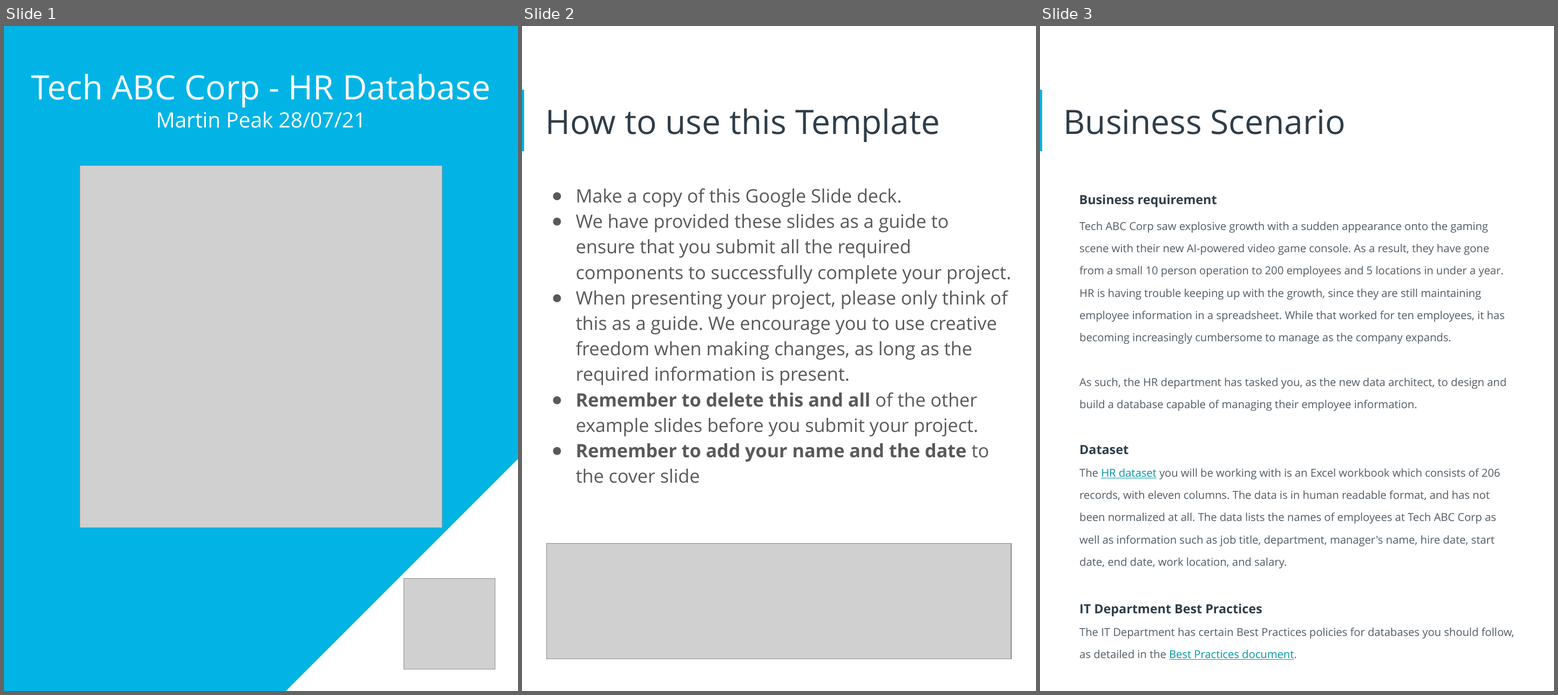
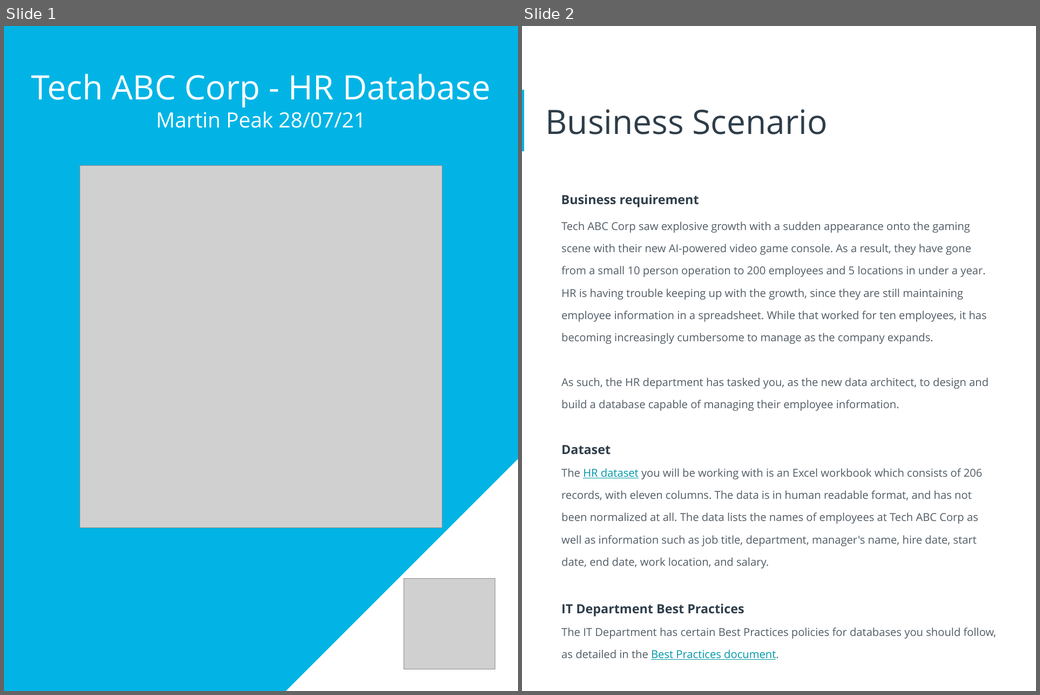
Before and after one commit to MartyP233/data-architecture-nanodegree, a slide deck: assignments/HR Database/project submission.pptx. Shown side by side, each under a label of ours: slides 1, 2 and 3 before the commit, slides 1 and 2 after it. The pictures are 1558x695 and 1040x695 pixels, drawn with LibreOffice and Linux fonts; fonts in the diff are those of the drawing; grey boxes stand for pictures; background and template pictures are left out. Boxes give left, top, right and bottom in pixels: in the first picture for what was removed or moved away, otherwise in the second. Text is boxed around its words. In the diff, an @@ line names an element or a change of style, - is before the commit and + after.

```diff
--- a/assignments/HR Database/project submission.pptx
+++ b/assignments/HR Database/project submission.pptx
@@ slide 2 removed at <box>522,26,1036,691</box>, background #FFFFFF; not listed: 1 template element that a slide beside it also shows @@
@@ title removed at <box>546,108,940,142</box> @@
-How to use this Template
@@ text removed at <box>576,189,1011,483</box> @@
-● Make a copy of this Google Slide deck.
-● We have provided these slides as a guide to ensure that you submit all the required components to successfully complete your project.
-● When presenting your project, please only think of this as a guide. We encourage you to use creative freedom when making changes, as long as the required information is present.
-● Remember to delete this and all of the other example slides before you submit your project.
-● Remember to add your name and the date to the cover slide
@@ picture removed at <box>547,544,1011,659</box> @@
@@ text removed at <box>624,542,931,594</box> @@
-Remove this slide
@@ what was slide 3 is now slide 2 @@
```
Also in this commit, not shown: 7 slides changed, 3 other files.
